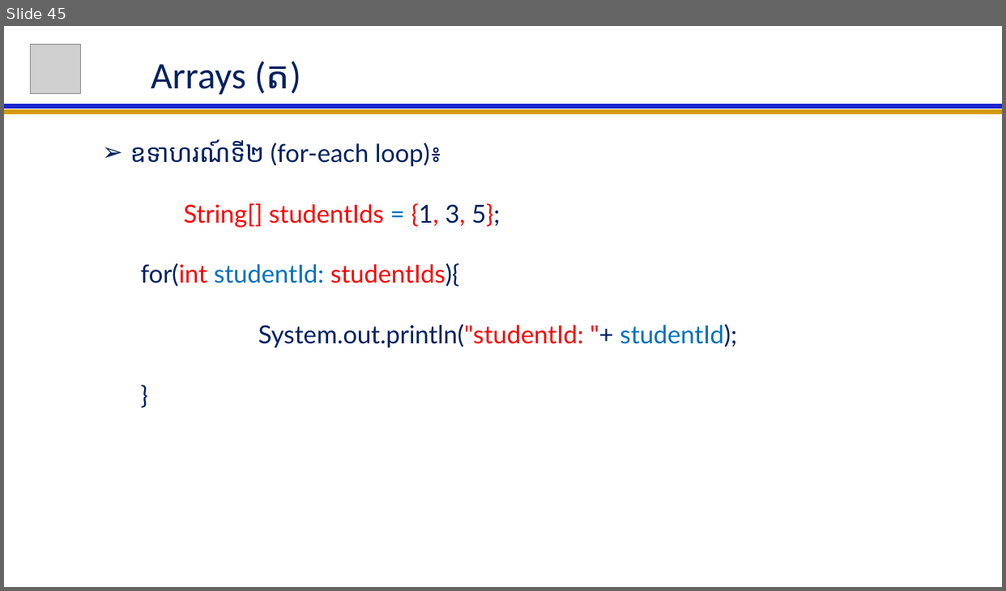
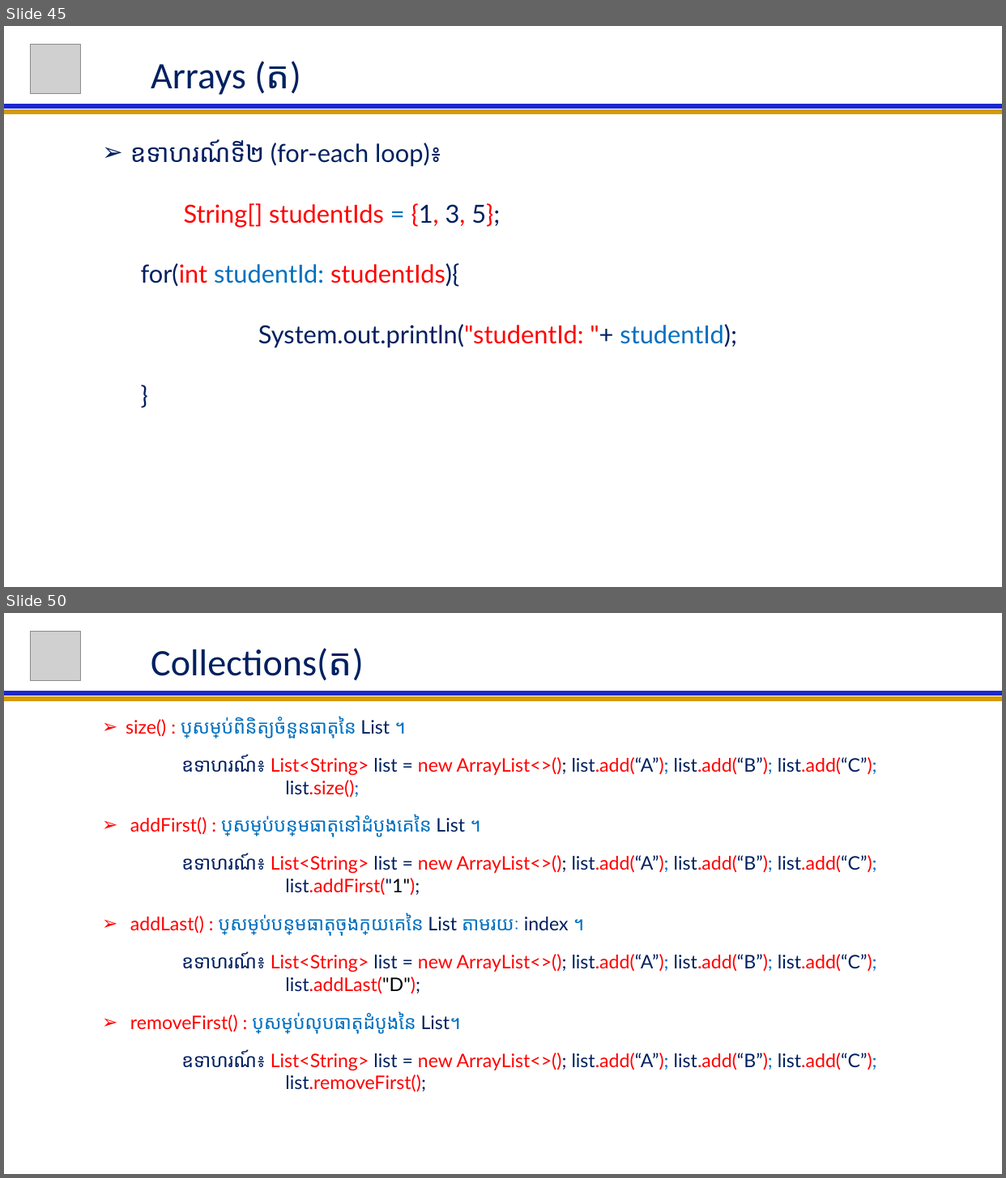
Before and after one commit to NGOUNCHHENGHY/ACLEDA-Java-For-Beginer, a slide deck: Java For Beginer Lession.pptx. Shown one above the other, each under a label of ours: slide 45 before the commit, slides 45 and 50 after it; the slides between them are not shown. The pictures are 1006x591 and 1006x1178 pixels, drawn with LibreOffice and Linux fonts; fonts in the diff are those of the drawing; grey boxes stand for pictures. Boxes give left, top, right and bottom in pixels: in the first picture for what was removed or moved away, otherwise in the second. Text is boxed around its words. In the diff, an @@ line names an element or a change of style, - is before the commit and + after.

```diff
--- a/Java For Beginer Lession.pptx
+++ b/Java For Beginer Lession.pptx
@@ slide 50 added at (4, 613, 1002, 1174), background #FFFFFF @@
@@ picture added at (31, 631, 80, 680) @@
@@ title added at (151, 648, 364, 681), 36 pt, text #002060 @@
+Collections(ត)
@@ line added from (4, 699) to (1002, 699), #D49B06 4.5 pt @@
@@ line added from (4, 693) to (1002, 693), #1C27CF 4.5 pt @@
@@ subtitle added at (126, 717, 877, 1093), 18 pt, text #FF0000 @@
+  ➢ size() : ប្រើសម្រាប់ពិនិត្យចំនួនធាតុនៃ List ។
+  ឧទាហរណ៍៖ List<String> list = new ArrayList<>(); list.add(“A”); list.add(“B”); list.add(“C”);
+  list.size();
+  ➢ addFirst() : ប្រើសម្រាប់បន្ថែមធាតុនៅដំបូងគេនៃ List ។
+  ឧទាហរណ៍៖ List<String> list = new ArrayList<>(); list.add(“A”); list.add(“B”); list.add(“C”);
+  list.addFirst("1");
+  ➢ addLast() : ប្រើសម្រាប់បន្ថែមធាតុចុងក្រោយគេនៃ List តាមរយៈ index ។
+  ឧទាហរណ៍៖ List<String> list = new ArrayList<>(); list.add(“A”); list.add(“B”); list.add(“C”);
+  list.addLast("D");
+  ➢ removeFirst() : ប្រើសម្រាប់លុបធាតុដំបូងនៃ List។
+  ឧទាហរណ៍៖ List<String> list = new ArrayList<>(); list.add(“A”); list.add(“B”); list.add(“C”);
+  list.removeFirst();
```
Also in this commit, not shown: 10 other slides added.
